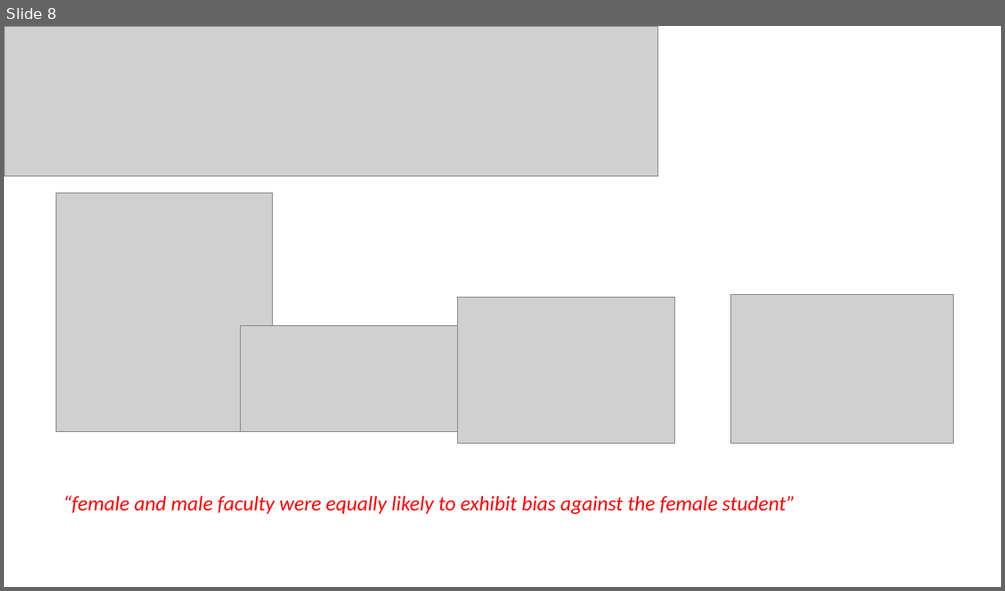
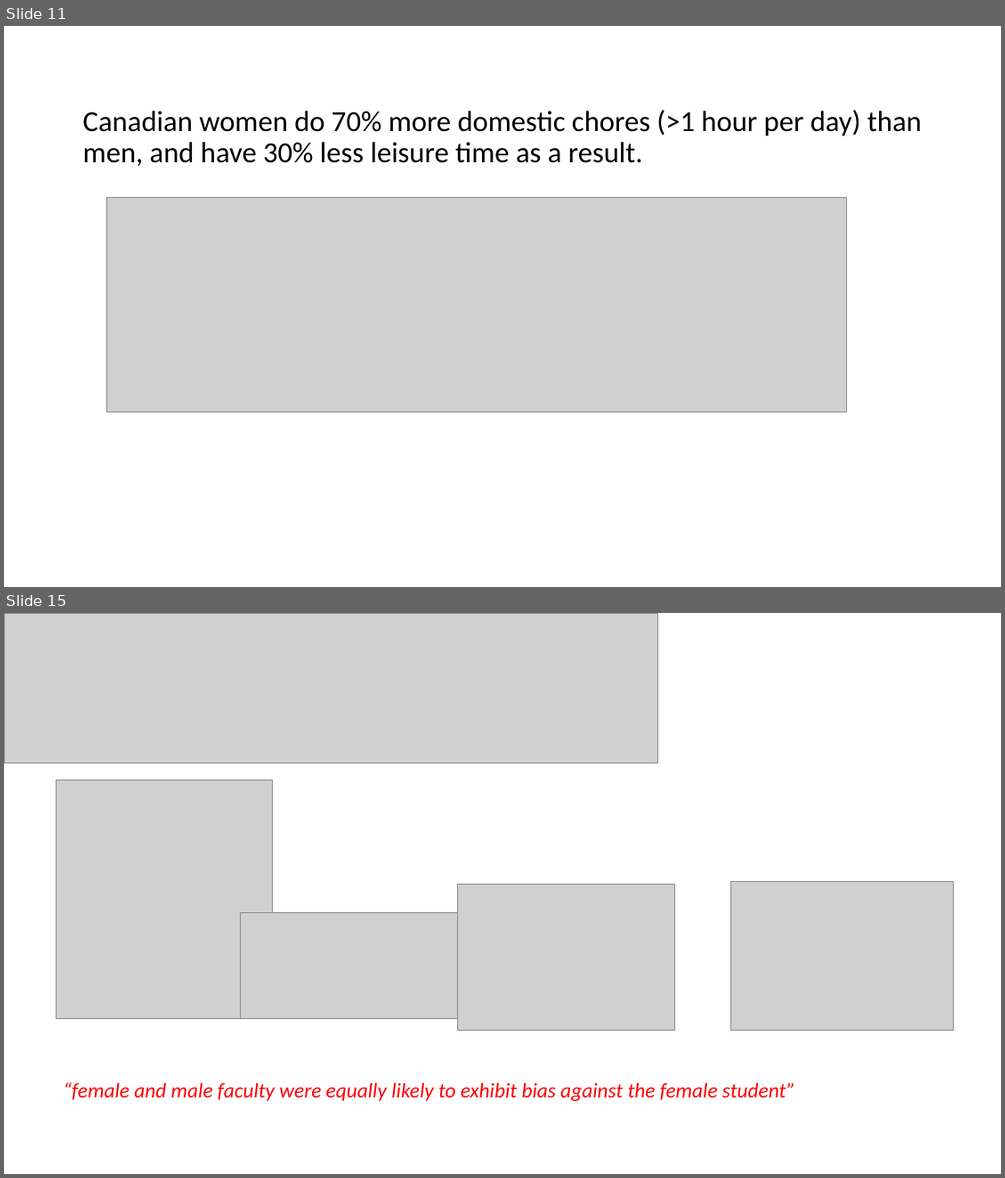
Before and after one commit to JoeyBernhardt/GRC-power-hour, a slide deck: presentations/GRC-power-hour.pptx. Shown one above the other, each under a label of ours: slide 8 before the commit, slides 11 and 15 after it; the slides between them are not shown. The pictures are 1005x591 and 1005x1178 pixels, drawn with LibreOffice and Linux fonts; fonts in the diff are those of the drawing; grey boxes stand for pictures. Boxes give left, top, right and bottom in pixels: in the first picture for what was removed or moved away, otherwise in the second. Text is boxed around its words. In the diff, an @@ line names an element or a change of style, - is before the commit and + after.

```diff
--- a/presentations/GRC-power-hour.pptx
+++ b/presentations/GRC-power-hour.pptx
@@ slide 11 added at [4,26,1001,587], background #FFFFFF @@
@@ text added at [83,110,922,166], 28 pt, text #000000 @@
+Canadian women do 70% more domestic chores (>1 hour per day) than men, and have 30% less leisure time as a result.
@@ picture added at [106,197,846,412] @@
@@ what was slide 8 is now slide 15 @@
```
Also in this commit, not shown: 4 slides changed, 18 other slides added, 3 other files.
